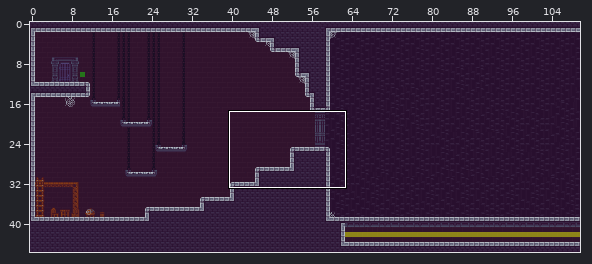
Two states of a Tiled map, Assets/Maps/Level3.tmx. The first picture is a wide view before the edit; the outline marks the close-up.
Close-up. The starting point:
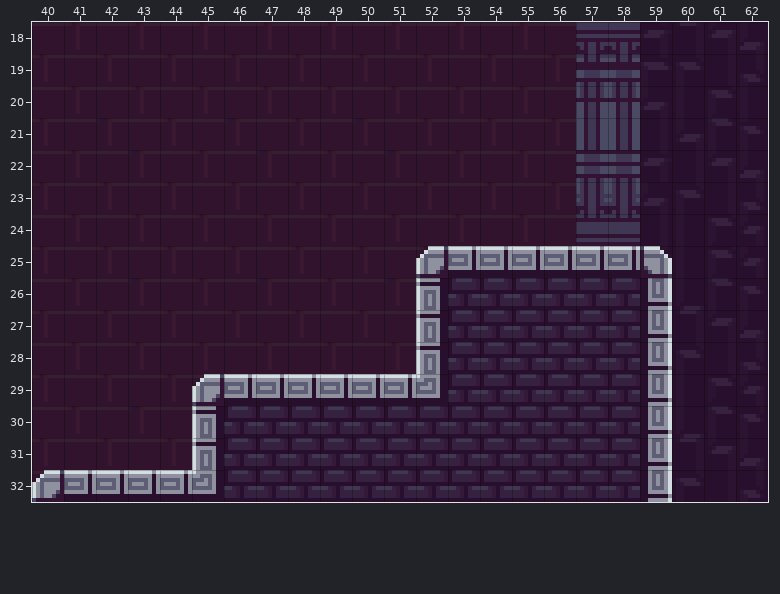
Cells are 8x8 px. Shown: x 40..62, y 18..32.
Now the later version:
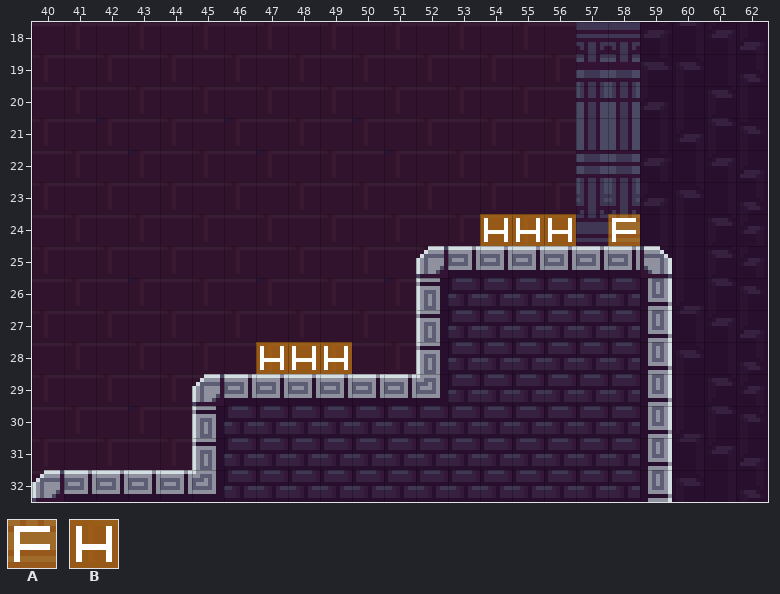
Key: from "MapMetadata": A 6, B 7.
_ is an empty cell.
See-through tiles are keyed as they look on the map.
Change:
Changed rows in their new state; . is an unchanged cell.
Layer "Events":
first column x 54:
24 BBB.A
first column x 47:
28 BBB
